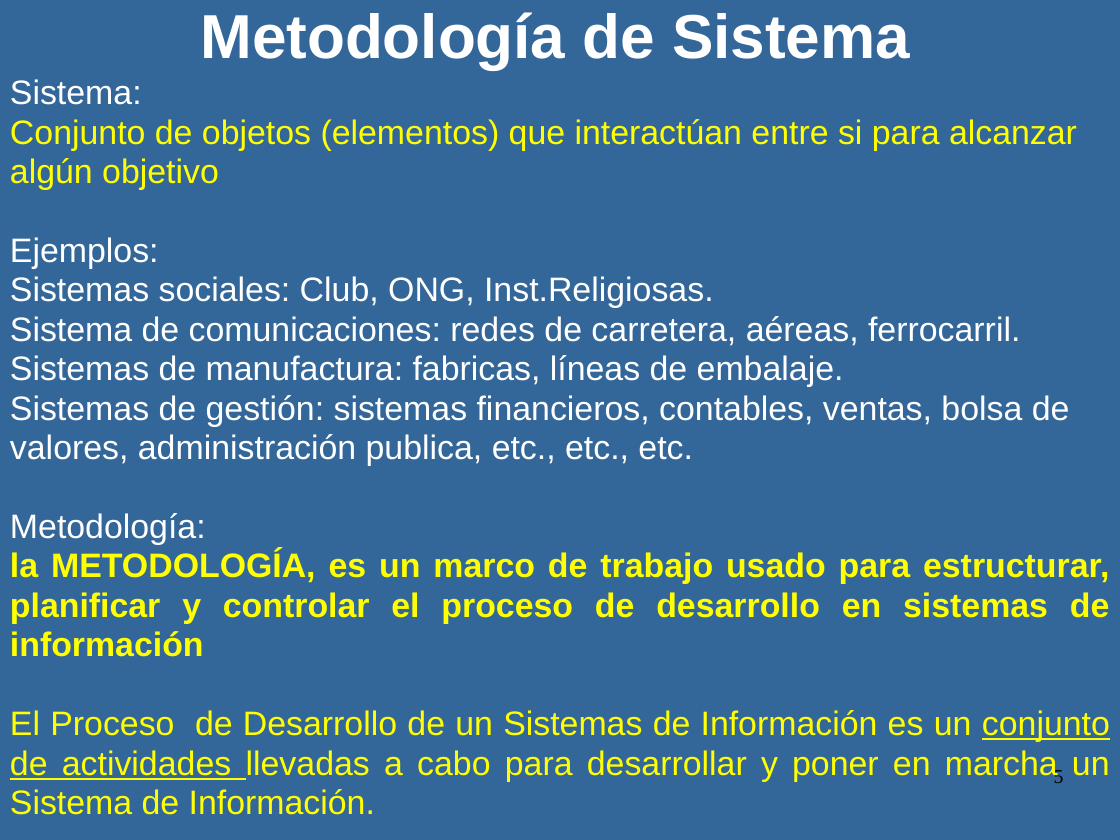
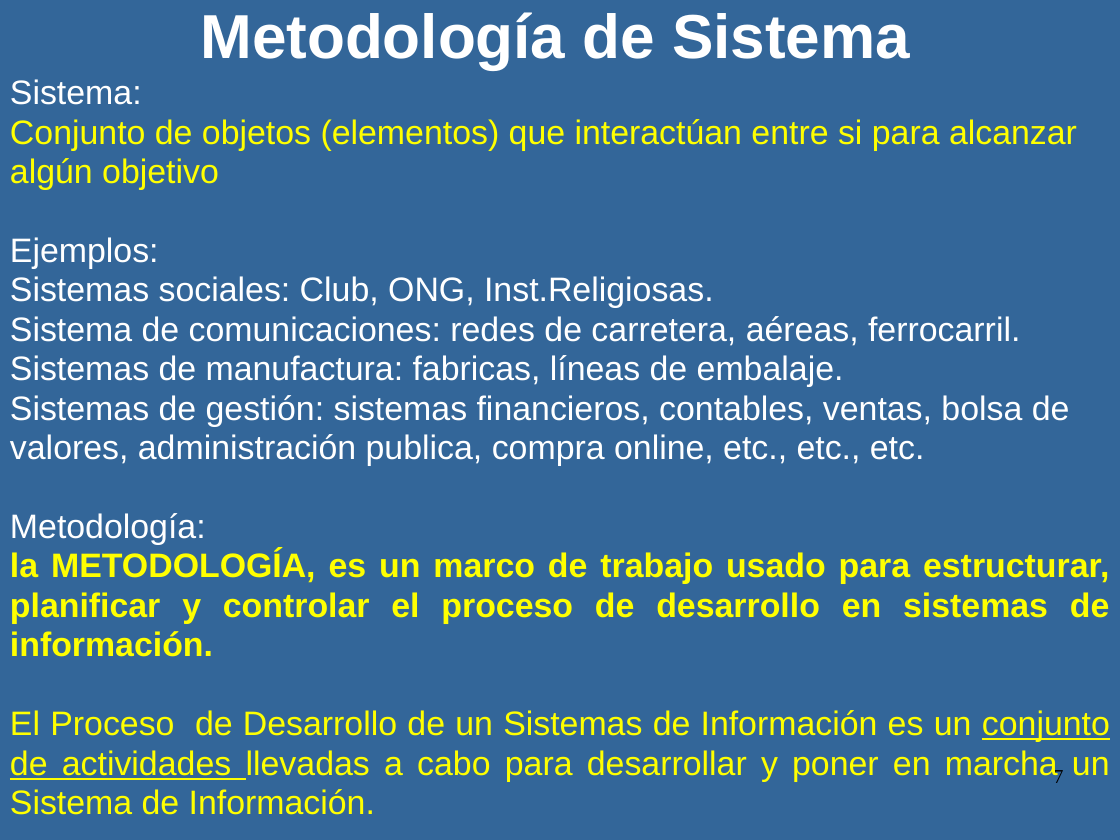
Before and after one commit to luismagarinos/Material-de-estudio-2023---MOO, a slide deck: slide 7 of Metodologia de Sistemas 2023.ppt (slide 5 before the commit). Drawn at 1120x840 pixels with LibreOffice and Linux fonts; fonts in the diff are those of the drawing. Boxes give left, top, right and bottom in pixels: in the first picture for what was removed or moved away, otherwise in the second. Text is boxed around its words. In the diff, an @@ line names an element or a change of style, - is before the commit and + after.

```diff
--- a/Metodologia de Sistemas 2023.ppt
+++ b/Metodologia de Sistemas 2023.ppt
@@ text at [10, 395, 1070, 466]: text changed @@
-Sistemas de gestión: sistemas financieros, contables, ventas, bolsa de valores, administración publica, etc., etc., etc.
+Sistemas de gestión: sistemas financieros, contables, ventas, bolsa de valores, administración publica, compra online, etc., etc., etc.
@@ text at [10, 550, 1110, 657]: text changed @@
-la METODOLOGÍA, es un marco de trabajo usado para estructurar, planificar y controlar el proceso de desarrollo en sistemas de información
+la METODOLOGÍA, es un marco de trabajo usado para estructurar, planificar y controlar el proceso de desarrollo en sistemas de información.
@@ page number at [1054, 768, 1064, 783]: text changed @@
-5
+7
```
Also in this commit, not shown: 11 other slides changed, 4 slides added, 1 slide removed.
